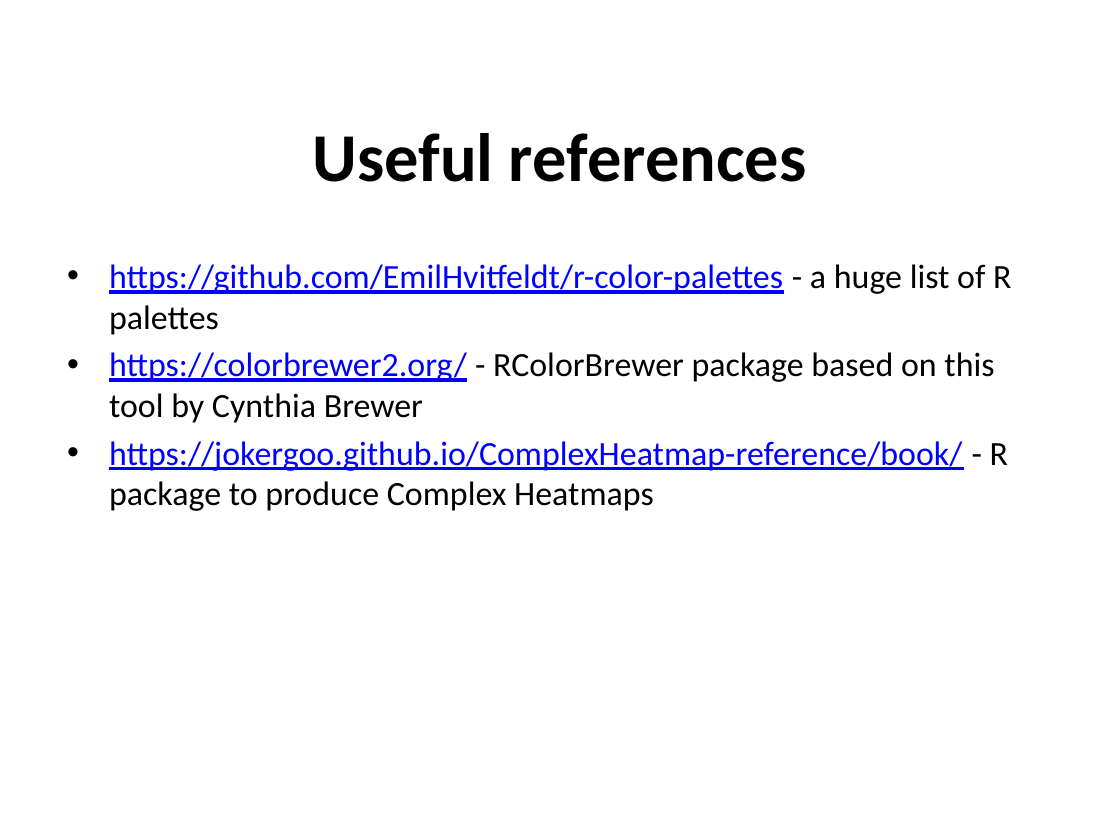
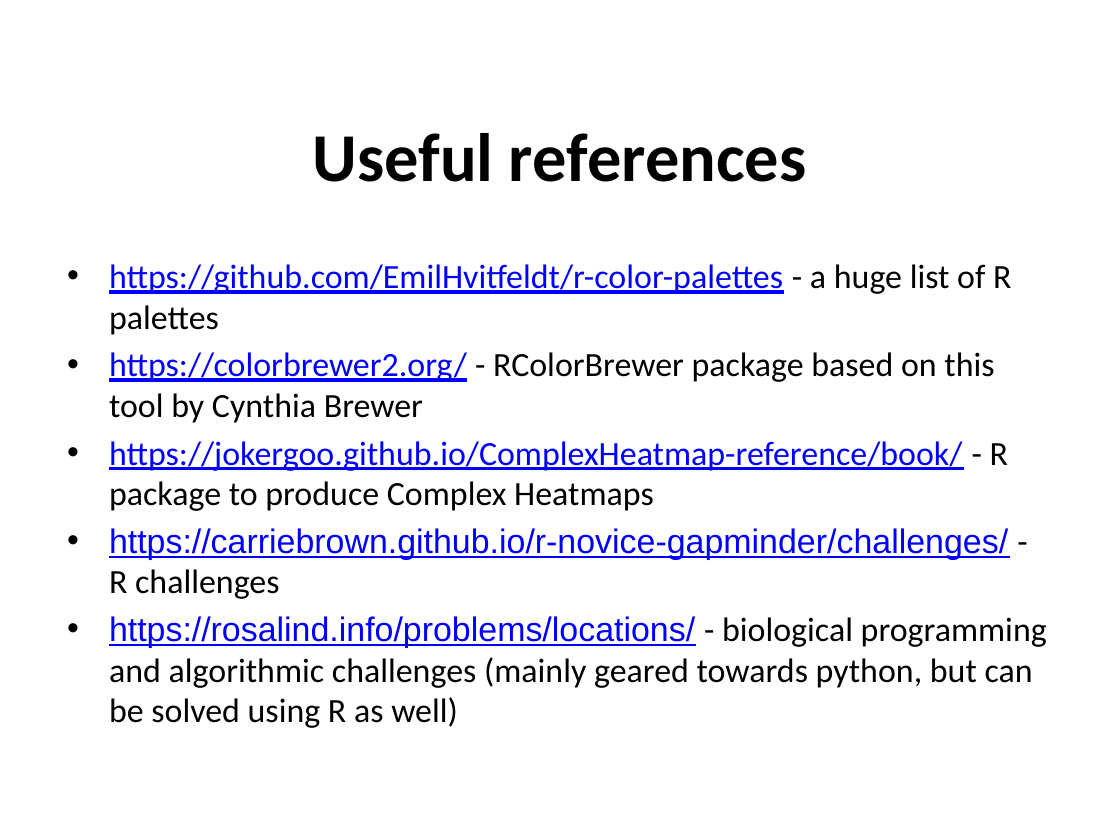
Before and after one commit to sraorao/data_analysis_visualisation_R_MT2023, a slide deck: slide 13 of powerpoint files/Session3.pptx. Drawn at 1120x840 pixels with LibreOffice and Linux fonts; fonts in the diff are those of the drawing. Boxes give left, top, right and bottom in pixels: in the first picture for what was removed or moved away, otherwise in the second. Text is boxed around its words. In the diff, an @@ line names an element or a change of style, - is before the commit and + after.

```diff
--- a/powerpoint files/Session3.pptx
+++ b/powerpoint files/Session3.pptx
@@ text at (109,528,1047,728): paragraphs added @@
+• https://carriebrown.github.io/r-novice-gapminder/challenges/ - R challenges
+• https://rosalind.info/problems/locations/ - biological programming and algorithmic challenges (mainly geared towards python, but can be solved using R as well)
```
Also in this commit, not shown: 11 other files.
